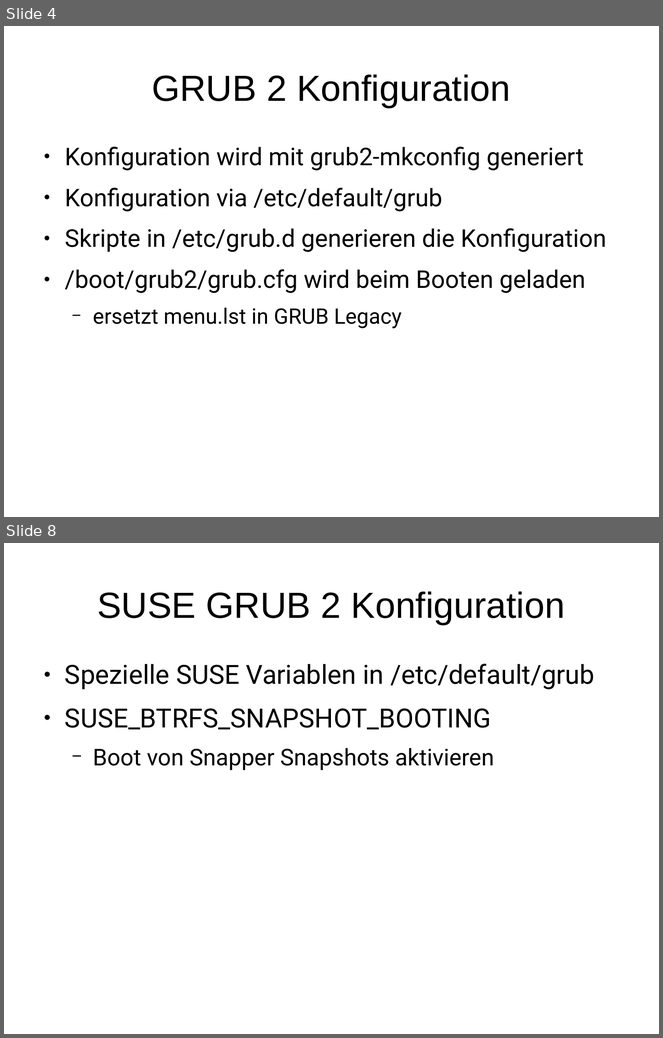
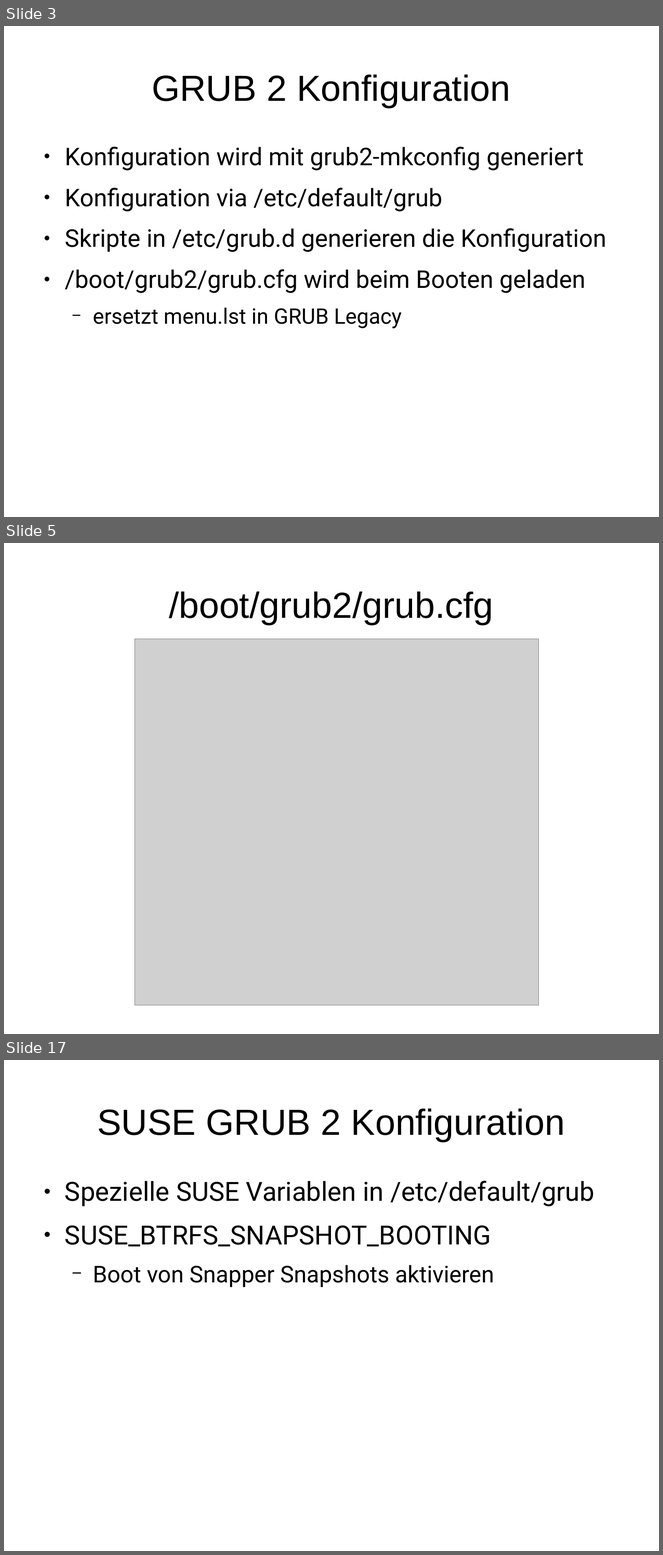
Before and after one commit to adfinis/adsy-trainings, a slide deck: SSA_SUSE-System-Administration/1004_grub2/modul_grub2_1004_01_slides.odp. Shown one above the other, each under a label of ours: slides 4 and 8 before the commit, slides 3, 5 and 17 after it; the slides between them are not shown. The pictures are 663x1038 and 663x1555 pixels, drawn with LibreOffice and Linux fonts; fonts in the diff are those of the drawing; grey boxes stand for pictures. Boxes give left, top, right and bottom in pixels: in the first picture for what was removed or moved away, otherwise in the second. Text is boxed around its words. In the diff, an @@ line names an element or a change of style, - is before the commit and + after.

Commit message:
pimp grub2 slides

```diff
--- a/SSA_SUSE-System-Administration/1004_grub2/modul_grub2_1004_01_slides.odp
+++ b/SSA_SUSE-System-Administration/1004_grub2/modul_grub2_1004_01_slides.odp
@@ slide 5 added at (4, 543, 659, 1034), background #FFFFFF @@
@@ title added at (169, 591, 494, 625), 44 pt, text #000000 @@
+/boot/grub2/grub.cfg
@@ picture added at (135, 639, 539, 1006) @@
@@ what was slide 4 is now slide 3 @@
@@ what was slide 8 is now slide 17 @@
```
Also in this commit, not shown: 4 slides changed, 15 other slides added, 1 slide removed.
